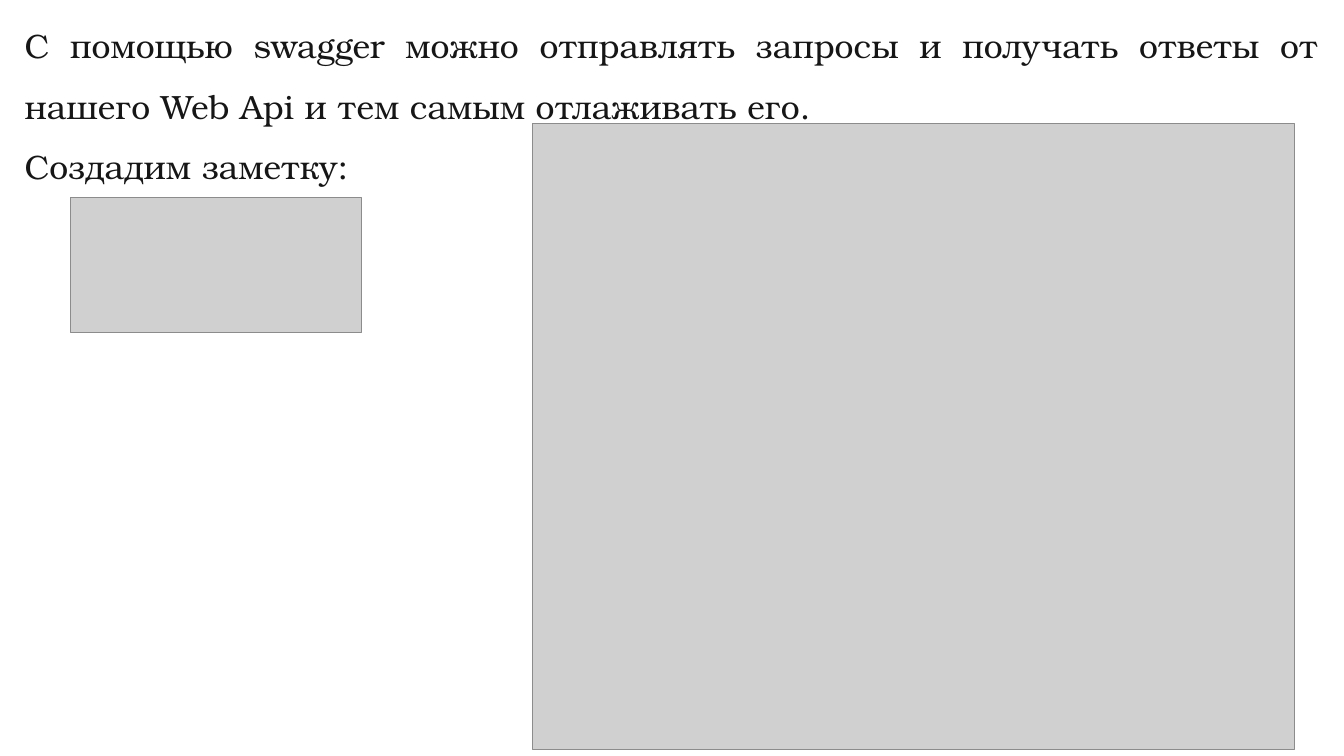
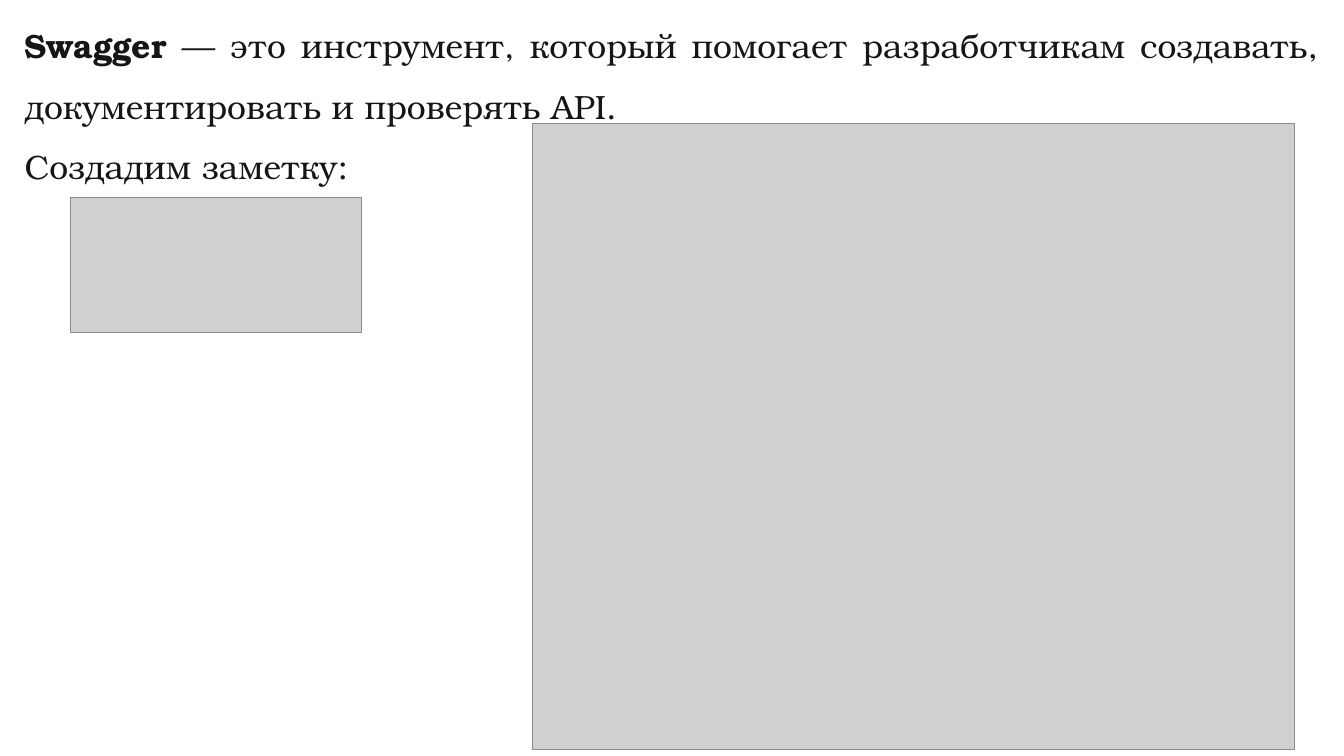
Before and after one commit to DaniilKlyukin/OOP-4, a slide deck: slide 73 of Лекции/ООП 1 лек 6.pptx. Drawn at 1344x756 pixels with LibreOffice and Linux fonts; fonts in the diff are those of the drawing; grey boxes stand for pictures. Boxes give left, top, right and bottom in pixels: in the first picture for what was removed or moved away, otherwise in the second. Text is boxed around its words. In the diff, an @@ line names an element or a change of style, - is before the commit and + after.

```diff
--- a/Лекции/ООП 1 лек 6.pptx
+++ b/Лекции/ООП 1 лек 6.pptx
@@ text at (x1=25, y1=33, x2=1307, y2=128): text changed @@
-С помощью swagger можно отправлять запросы и получать ответы от нашего Web Api и тем самым отлаживать его.
+Swagger — это инструмент, который помогает разработчикам создавать, документировать и проверять API.
```
Also in this commit, not shown: 7 other slides changed, 8 other files.
